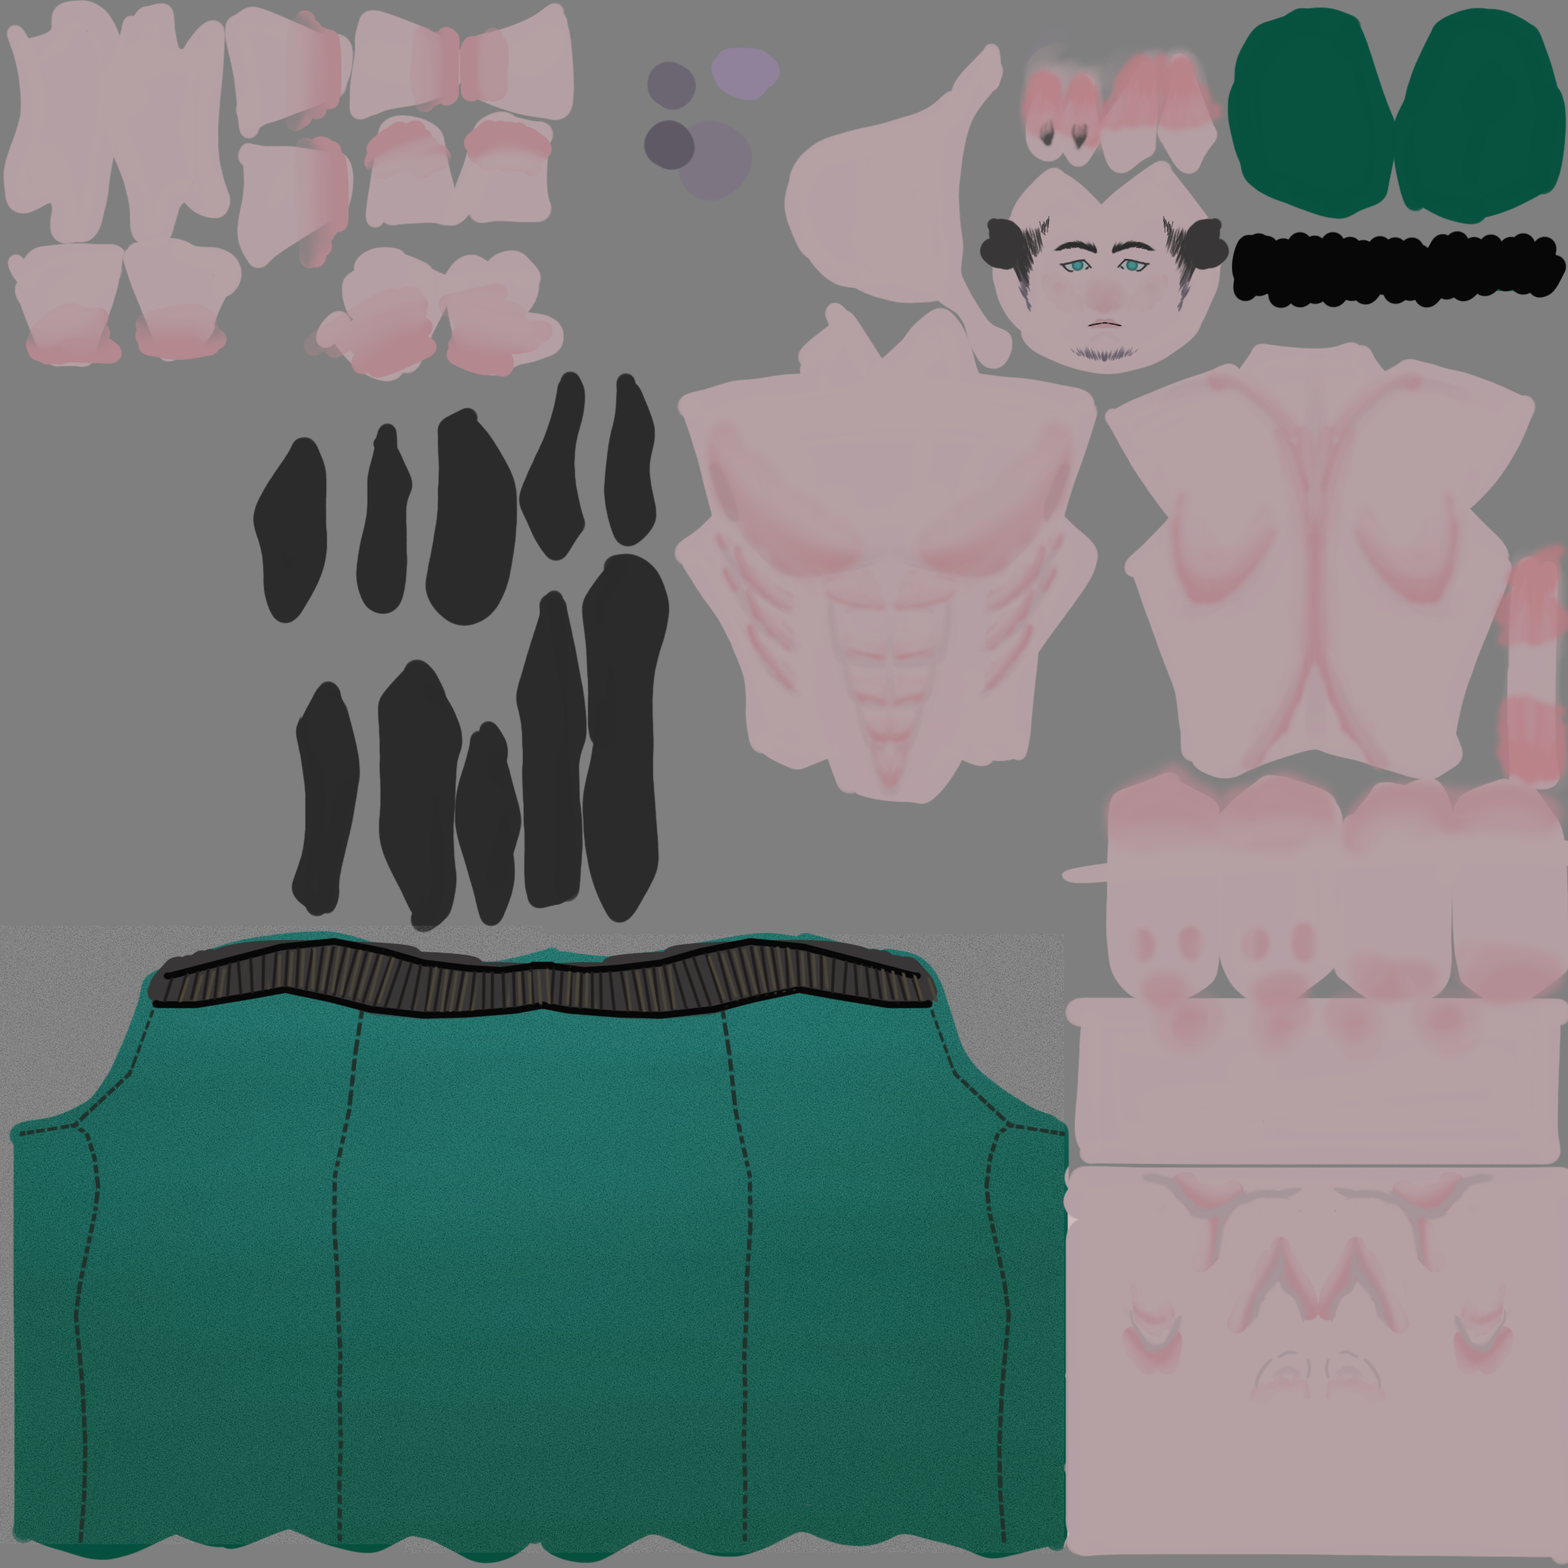
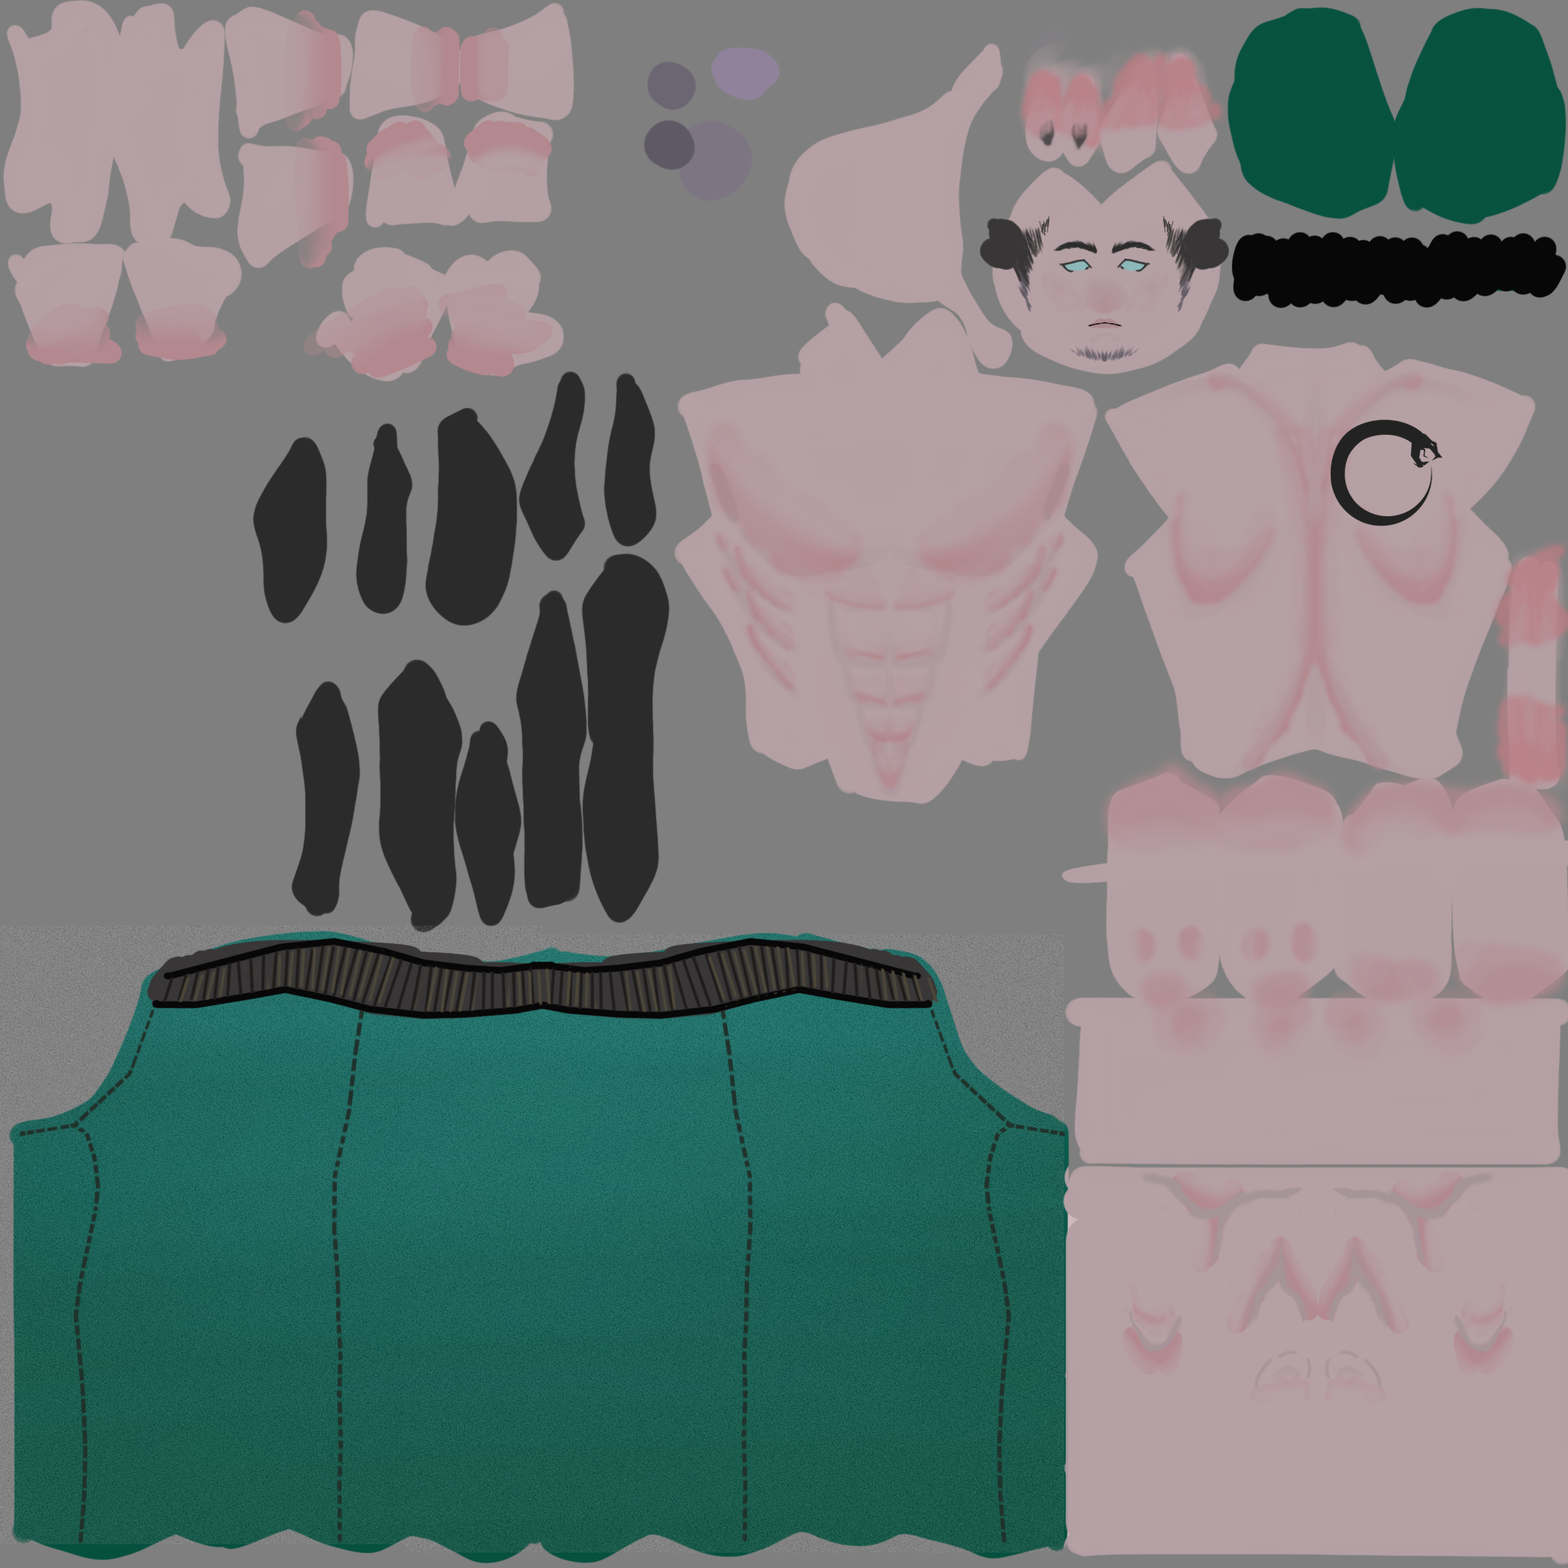
Layered file, before and after one edit (1568x1568). Changes by layer:
hid "Layer 4" over box(1071, 258, 1140, 272)
hid "Layer 3" over box(1071, 258, 1140, 272)
added layer "SnakeFrame" in group "eyes" over box(1330, 419, 1443, 526)
painted on "Layer 2" over box(1064, 259, 1147, 272)